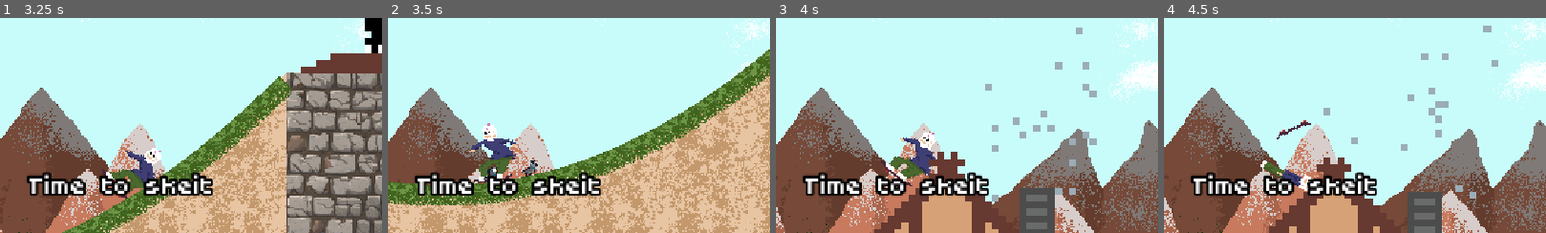
Above: before the commit, frames 1-4 (left to right).
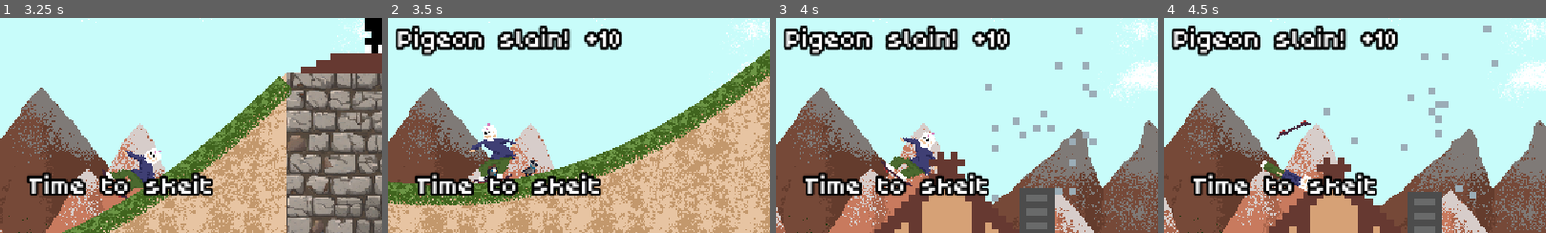
Above: after the commit, the same moments.

Repository: Nikug/fgj-2026
Game: Godot game, scene res://vilperi/MaskSelect.tscn
The game is run twice, just before and just after one commit, with the same random seed, the same clock (stepped at 60 frames per second) and the same inputs. Sound files missing from this copy of the repository are replaced by a short silence.
Inputs (mouse positions are % of the whole screen's width and height, from its top left):
- Up to frame 1 (3.25 s): click "Begin your day" at 0.5 s; tap Enter (ui_accept) at 1.25, 2.3, 2.85 s; move the mouse to (72, 45) at 1.27 s; hold Right (right) 1.28-2.78 s; click (72, 45) at 1.35 s; tap Space (jump) at 1.52, 2.27 s; tap R (r) at 1.55, 2.1 s; move the mouse to (30, 55) at 2.02 s; move the mouse to (60, 28) at 2.77 s; hold A (left) from 2.78 s (still down); click (60, 28) at 3.05 s
- Up to frame 2 (3.5 s): keep holding A (left)
- Up to frame 3 (4 s): move the mouse to (45, 70) at 3.52 s; release A (left) at 3.53 s; hold Right (right) from 3.53 s (still down); click (45, 70) at 3.6 s; tap Space (jump) at 3.77 s; tap R (r) at 3.8 s
- Up to frame 4 (4.5 s): keep holding Right (right); move the mouse to (80, 65) at 4.27 s; tap R (r) at 4.35 s
The pictures show only the part of the screen within x 34-84%, y 13-63%; the shares and areas given below are measured in that part.

Frame 1 is identical in both runs. In frame 2, 4.8% of the frame differs, in the area x 2-62%, y 3-18%; in frame 3, 4.8%; in frame 4, 4.8%.

Commit message:
epic text

Diff:
--- a/skeittipeli/HUD.tscn
+++ b/skeittipeli/HUD.tscn
@@ -74,5 +74,26 @@
 horizontal_alignment = 1
 vertical_alignment = 1
 
+[node name="AddScoreLabel" type="Label" parent="." unique_id=559578292]
+visible = false
+anchors_preset = 5
+anchor_left = 0.5
+anchor_right = 0.5
+offset_left = -25.0
+offset_top = 74.0
+offset_right = 28.0
+offset_bottom = 132.0
+grow_horizontal = 2
+theme_override_constants/outline_size = 16
+theme_override_fonts/font = ExtResource("2_efote")
+theme_override_font_sizes/font_size = 48
+text = "+10"
+horizontal_alignment = 1
+vertical_alignment = 1
+
+[node name="AddScoreTimer" type="Timer" parent="." unique_id=1582162150]
+wait_time = 1.5
+
 [connection signal="timeout" from="MessageTimer" to="." method="_on_message_timer_timeout"]
 [connection signal="pressed" from="Button" to="." method="_on_button_pressed"]
+[connection signal="timeout" from="AddScoreTimer" to="." method="_on_add_score_timer_timeout"]
--- a/skeittipeli/hud.gd
+++ b/skeittipeli/hud.gd
@@ -16,6 +16,11 @@
     $Message.show()
     $MessageTimer.start()
 
+func show_add_score(text):
+    $AddScoreLabel.text = text
+    $AddScoreLabel.show()
+    $AddScoreTimer.start()
+
 func _on_message_timer_timeout():
     $Message.hide()
 
@@ -30,3 +35,7 @@
 
 func cancel_game_over():
     $Message.hide()
+
+
+func _on_add_score_timer_timeout():
+    $AddScoreLabel.hide()
--- a/skeittipeli/main_2.gd
+++ b/skeittipeli/main_2.gd
@@ -38,14 +38,17 @@
 
 func _on_pelaaja_full_rotation():
     score += 50
+    $Hud.show_add_score("Epic flip! +50")
     $Hud.update_score(score)
 
 func _on_pigeon_destroyed():
     score += 10
+    $Hud.show_add_score("Pigeon slain! +10")
     $Hud.update_score(score)
 
 func _on_rock_destroyed():
     score += 10
+    $Hud.show_add_score("Rock n' Stone! +10")
     $Hud.update_score(score)
 
 
